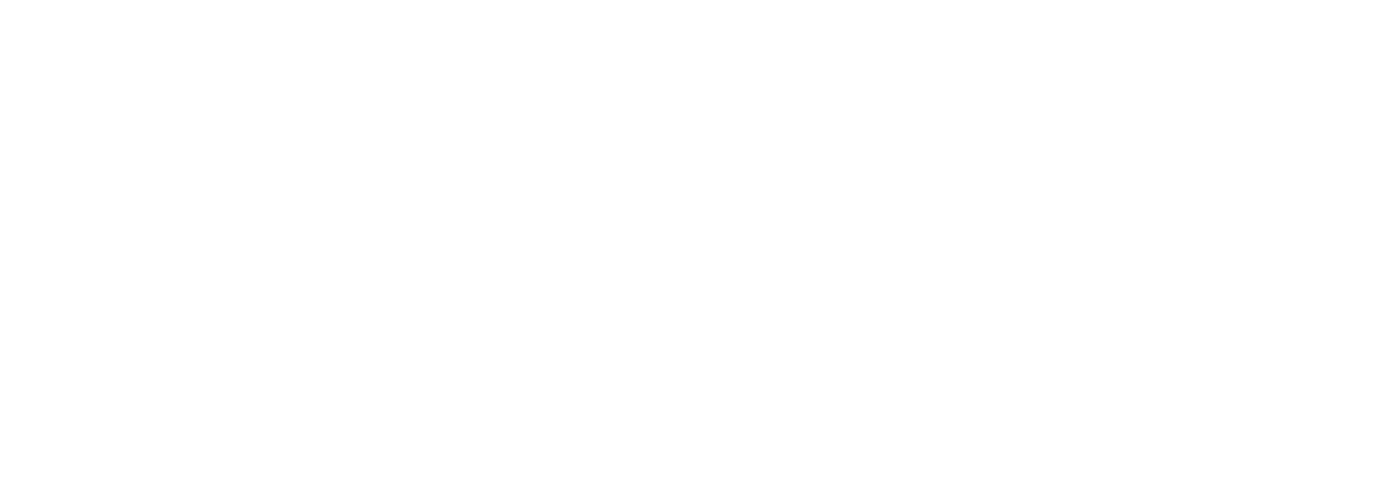
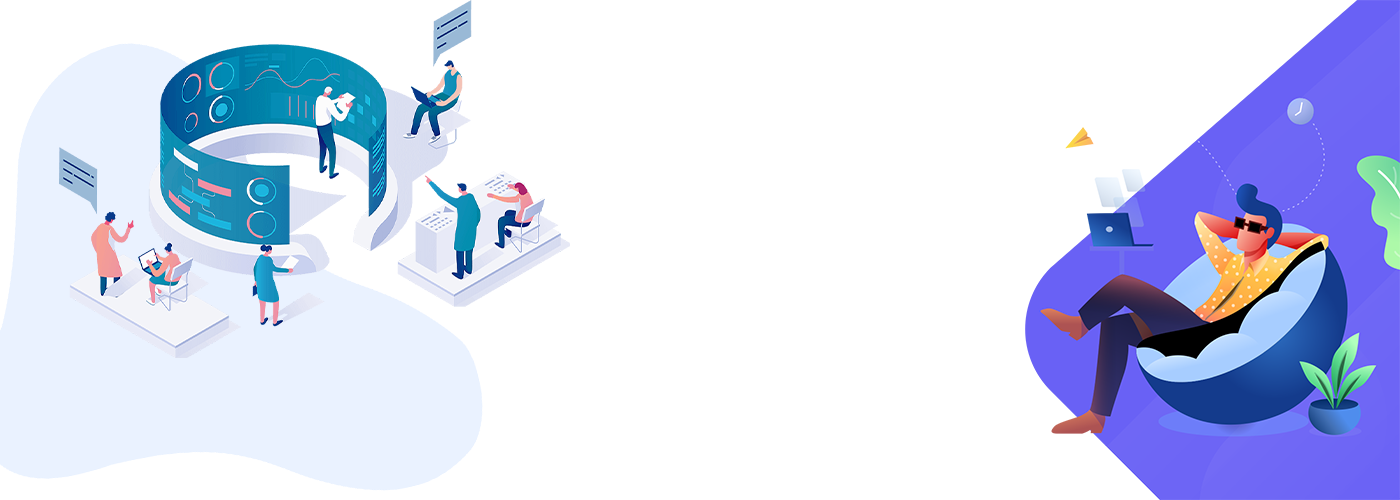
Layered file, before and after one edit (1400 × 500). Changes by layer:
added layer "iso-2" above "sass-4-bg" over [59, 0, 570, 358]
added layer "sass-4-bg" above "home-6-poroduct-design-shape" over [1025, 0, 1400, 500]
added layer "home-6-poroduct-design-shape" above "service-left-image" over [0, 43, 483, 491]
hid "Background" over [0, 0, 1400, 500]
